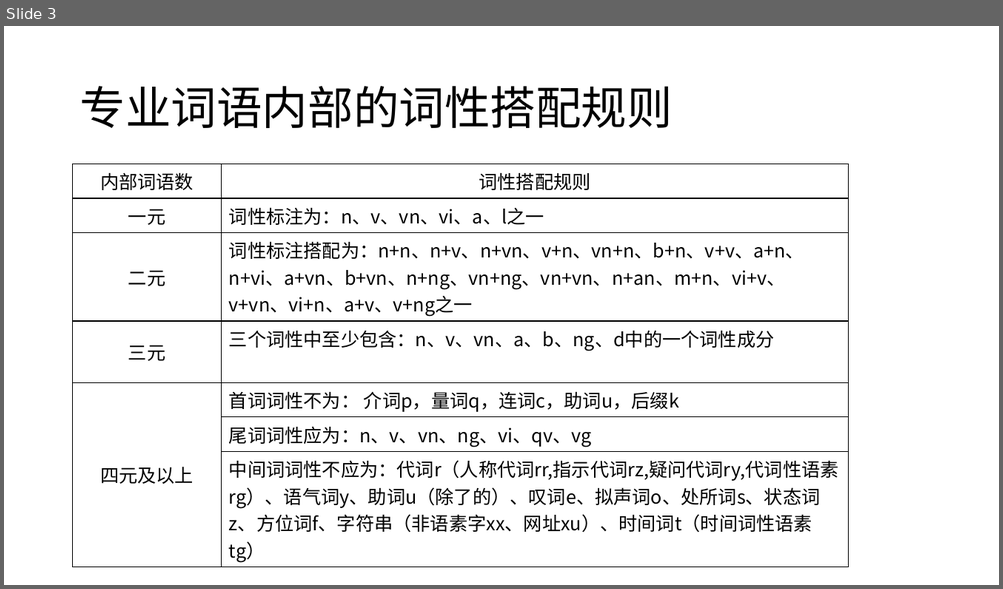
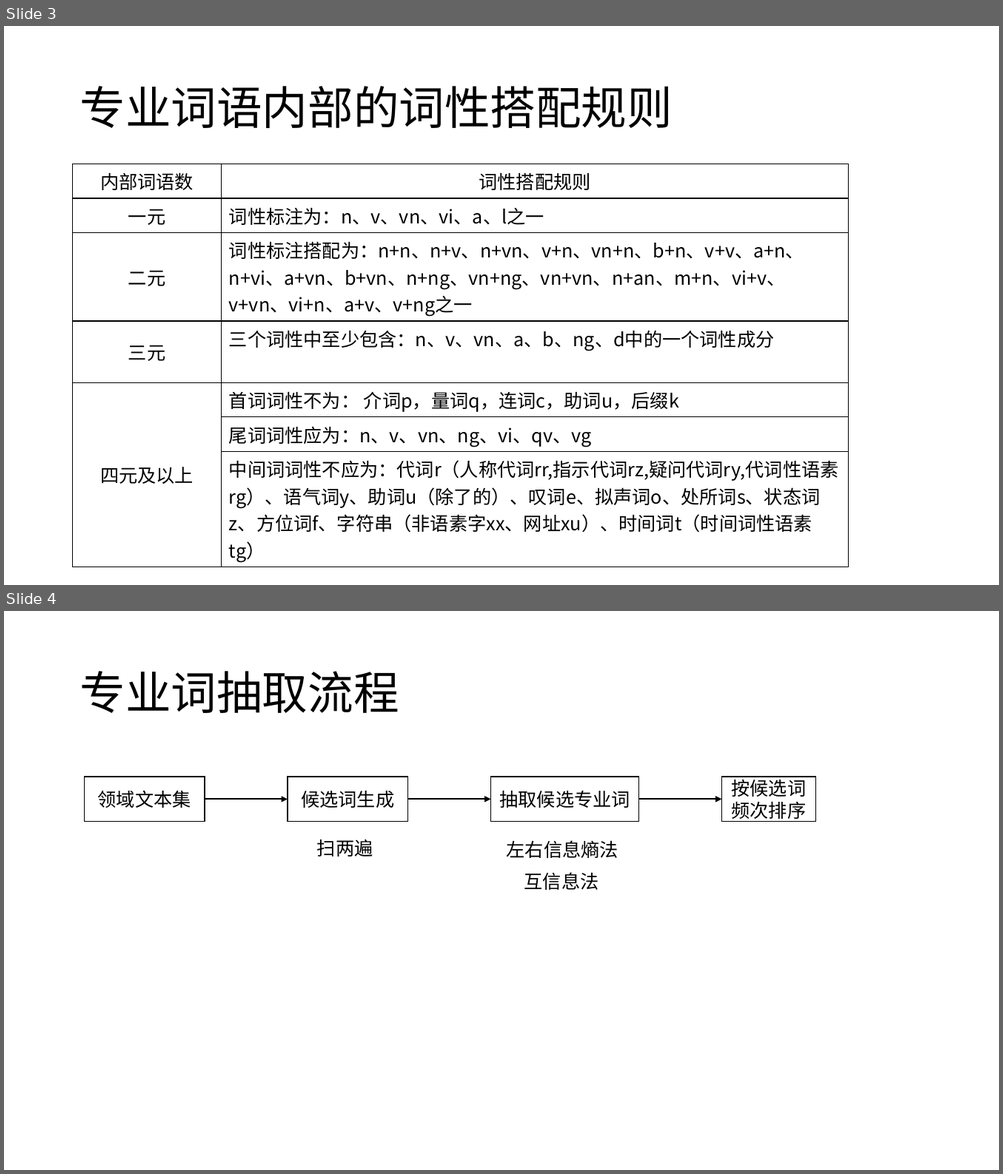
Before and after one commit to panda2019-ai/information_extraction, a slide deck: doc/信息抽取.pptx. Shown one above the other, each under a label of ours: slide 3 before the commit, slides 3 and 4 after it. The pictures are 1003x589 and 1003x1174 pixels, drawn with LibreOffice and Linux fonts; fonts in the diff are those of the drawing. Boxes give left, top, right and bottom in pixels: in the first picture for what was removed or moved away, otherwise in the second. Text is boxed around its words. In the diff, an @@ line names an element or a change of style, - is before the commit and + after.

Commit message:
add 信息抽取技术应用

```diff
--- a/doc/信息抽取.pptx
+++ b/doc/信息抽取.pptx
@@ slide 4 added at <box>4,611,999,1170</box>, background #FFFFFF @@
@@ title added at <box>79,671,398,713</box>, 44 pt, text #000000 @@
+专业词抽取流程
@@ rectangle added at <box>84,777,205,821</box>, fill #FFFFFF, outline #000000 1 pt, 18 pt, text #000000 @@
+领域文本集
@@ rectangle added at <box>287,777,408,821</box>, fill #FFFFFF, outline #000000 1 pt, 18 pt, text #000000 @@
+候选词生成
@@ rectangle added at <box>490,777,639,821</box>, fill #FFFFFF, outline #000000 1 pt, 18 pt, text #000000 @@
+抽取候选专业词
@@ rectangle added at <box>722,777,816,821</box>, fill #FFFFFF, outline #000000 1 pt, 18 pt, text #000000 @@
+按候选词频次排序
@@ arrow added from (205, 799) to (287, 799), #000000 1.5 pt @@
@@ arrow added from (407, 799) to (490, 799), #000000 1.5 pt @@
@@ arrow added from (639, 799) to (722, 799), #000000 1.5 pt @@
@@ text added at <box>317,840,373,857</box>, 18 pt, text #000000 @@
+扫两遍
@@ text added at <box>506,840,618,858</box>, 18 pt, text #000000 @@
+左右信息熵法
@@ text added at <box>524,872,599,890</box>, 18 pt, text #000000 @@
+互信息法
```
Also in this commit, not shown: 1 other slide added, 1 other file.
